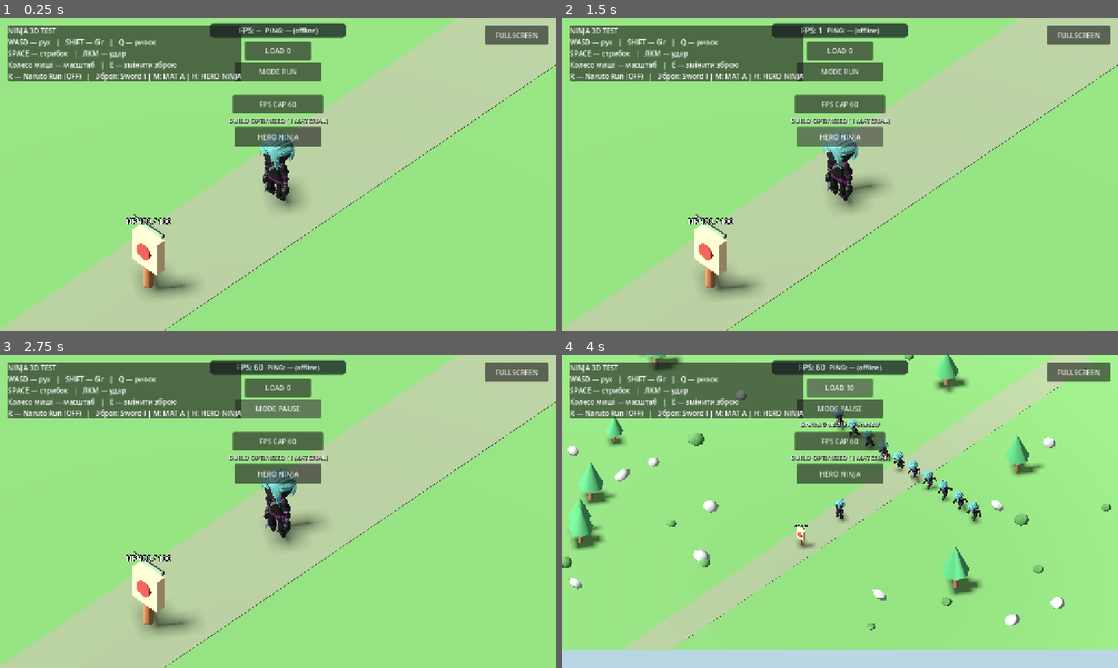
Above: before the commit, frames 1-4 (two rows, left to right).
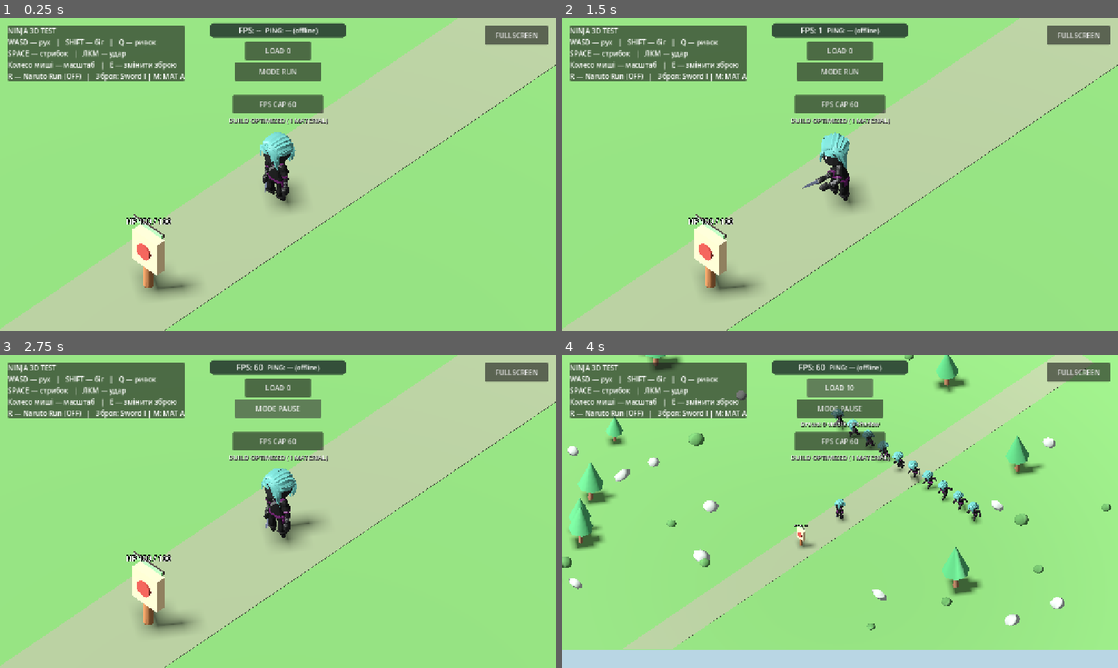
Above: after the commit, the same moments.

Repository: levian47/riskfate-3d-pro
Game: Godot game, scene res://main.tscn
Same seed, same stepped clock (60 frames per second), same inputs: the game is played once before the commit and once after it.
Inputs (mouse positions are in pixels of both pictures, inside the frame that each line leads up to):
- Up to frame 1 (0.25 s): no input
- Up to frame 2 (1.5 s): click (840, 136) at 0.5 s, where only the run before the commit has a clickable "HERO NINJA"; click (840, 136) at 1.25 s, where only the run before the commit has a clickable "HERO ASSASSIN"
- Up to frame 3 (2.75 s): click "MODE RUN" at 2 s
- Up to frame 4 (4 s): click "FPS CAP 60" at 2.75 s; click "LOAD 0" at 3.5 s

The runs differ from the first frame. In frame 1, 2.8% of the frame differs, in the area x 33-58%, y 2-42%; in frame 2, 3.6%, in the area x 33-59%, y 2-57%; in frame 3, 2.8%; in frame 4, 2.8%.

Commit message:
Quarantine rejected character code and restore original player, tests and docs

Diff:
--- a/main.gd
+++ b/main.gd
@@ -12,7 +12,6 @@
 const TOUCH_HUD_SCRIPT := preload("res://touch_hud.gd")
 const HUD_BUILDER := preload("res://ui/hud_builder.gd")
 const SKELETON_DEBUG := preload("res://ui/skeleton_debug.gd")
-const ASSASSIN_BUILDER := preload("res://characters/player/original_assassin.gd")
 const CROWD_BENCHMARK := preload("res://tests/ninja_crowd_benchmark.gd")
 const ANIMATION_BUILDER := preload("res://characters/player/animation_builder.gd")
 const COMBAT_CONTROLLER := preload("res://characters/player/combat_controller.gd")
@@ -26,9 +25,6 @@
 var ninja_mesh: MeshInstance3D
 var ninja_mesh_variants: Array[Mesh] = []
 var crowd_atlas_mesh: Mesh
-var original_assassin_mesh: Mesh
-var original_assassin_active := false
-var assassin_toggle_button: Button
 var material_variant_index := 1 # Approved A: culling, original retained as control
 var crowd_benchmark = CROWD_BENCHMARK.new()
 var crowd_button: Button
@@ -59,7 +55,6 @@
 	_build_environment()
 	_build_hero()
 	_init_crowd_atlas()
-	original_assassin_mesh = ASSASSIN_BUILDER.new().build_mesh()
 	_build_camera()
 	_build_ui()
 	crowd_benchmark.initialize(self)
@@ -125,9 +120,6 @@
 	if event is InputEventKey and event.pressed and not event.echo and event.keycode == KEY_F9:
 		_toggle_fps_limit()
 		return
-	if event is InputEventKey and event.pressed and not event.echo and event.keycode == KEY_H:
-		_toggle_original_assassin()
-		return
 	if event is InputEventKey and event.pressed and not event.echo and event.keycode == KEY_M:
 		_cycle_ninja_materials()
 		return
@@ -168,22 +160,11 @@
 	if ninja_mesh == null or ninja_mesh_variants.size() != 3:
 		return
 	material_variant_index = (material_variant_index + 1) % 2 # B rejected after visual QA
-	if not original_assassin_active:
-		ninja_mesh.mesh = ninja_mesh_variants[material_variant_index]
+	ninja_mesh.mesh = ninja_mesh_variants[material_variant_index]
 	# Keep the crowd on its independently optimized one-surface palette mesh.
 	if touch_hud != null:
 		touch_hud.material_variant = material_variant_index
 		touch_hud.queue_redraw()
-	_update_weapon_display()
-
-
-func _toggle_original_assassin() -> void:
-	if ninja_mesh == null or original_assassin_mesh == null:
-		return
-	original_assassin_active = not original_assassin_active
-	ninja_mesh.mesh = original_assassin_mesh if original_assassin_active else ninja_mesh_variants[material_variant_index]
-	if assassin_toggle_button != null:
-		assassin_toggle_button.text = "HERO ASSASSIN" if original_assassin_active else "HERO NINJA"
 	_update_weapon_display()
 
 
@@ -284,7 +265,7 @@
 		touch_hud.queue_redraw()
 	var help_label := get_node_or_null("HUD/HelpPanel/HelpText") as Label
 	if help_label != null:
-		help_label.text = HUD_BUILDER.desktop_help_text(weapon_visuals.selected_name(), naruto_run_enabled) + " | M: MAT %s | H: HERO %s" % [["O", "A", "B"][material_variant_index], "ASSASSIN" if original_assassin_active else "NINJA"]
+		help_label.text = HUD_BUILDER.desktop_help_text(weapon_visuals.selected_name(), naruto_run_enabled) + " | M: MAT %s" % ["O", "A", "B"][material_variant_index]
 
 
 func _start_dash() -> void:
@@ -470,17 +451,6 @@
 	crowd_build_label.add_theme_constant_override("shadow_offset_x", 1)
 	crowd_build_label.add_theme_constant_override("shadow_offset_y", 1)
 	canvas.add_child(crowd_build_label)
-	assassin_toggle_button = Button.new()
-	assassin_toggle_button.name = "AssassinToggleButton"
-	assassin_toggle_button.text = "HERO NINJA"
-	assassin_toggle_button.anchor_left = 0.5
-	assassin_toggle_button.anchor_right = 0.5
-	assassin_toggle_button.offset_left = -100.0
-	assassin_toggle_button.offset_right = 100.0
-	assassin_toggle_button.offset_top = 251.0
-	assassin_toggle_button.offset_bottom = 296.0
-	assassin_toggle_button.pressed.connect(_toggle_original_assassin)
-	canvas.add_child(assassin_toggle_button)
 	if DisplayServer.is_touchscreen_available():
 		# Multiple fingers are handled independently in touch_hud.gd.
 		touch_hud = TOUCH_HUD_SCRIPT.new()
--- a/tests/gameplay_smoke.gd
+++ b/tests/gameplay_smoke.gd
@@ -51,39 +51,6 @@
 		var fullscreen_control := game.get_node_or_null("HUD/FullscreenButton") as Button
 		if not _require(fullscreen_control != null and fullscreen_control.pressed.is_connected(Callable(game, "_toggle_fullscreen")), "Desktop fullscreen callback must survive HUD extraction"):
 			return
-	var assassin := game.get("original_assassin_mesh") as Mesh
-	var assassin_button := game.get_node_or_null("HUD/AssassinToggleButton") as Button
-	if not _require(assassin != null and assassin.get_surface_count() == 1 and assassin_button != null, "Original Assassin must build one skinned mesh and have a real toggle"):
-		return
-	var source_skinned := game.get("ninja_mesh") as MeshInstance3D
-	if not _require(source_skinned != null and source_skinned.skin != null and source_skinned.skin.get_bind_count() == 23, "Assassin must reuse existing 23-bind Ninja Skin"):
-		return
-	var generated_arrays := assassin.surface_get_arrays(0)
-	var generated_positions: PackedVector3Array = generated_arrays[Mesh.ARRAY_VERTEX]
-	var generated_bones: PackedInt32Array = generated_arrays[Mesh.ARRAY_BONES]
-	var generated_weights: PackedFloat32Array = generated_arrays[Mesh.ARRAY_WEIGHTS]
-	if not _require(generated_positions.size() > 0 and generated_positions.size() % 3 == 0 and generated_bones.size() == generated_positions.size() * 4 and generated_weights.size() == generated_bones.size(), "Procedural assassin geometry must be skinned with 4 influences per vertex"):
-		return
-	var triangle_count := generated_positions.size() / 3
-	if not _require(triangle_count >= 2000 and triangle_count <= 8000, "Original Assassin must respect approved hero triangle budget"):
-		return
-	for i in range(generated_positions.size()):
-		var weight_sum := 0.0
-		for b in range(4):
-			var weight: float = generated_weights[i * 4 + b]
-			if not _require(generated_bones[i * 4 + b] >= 0 and generated_bones[i * 4 + b] < 23, "Assassin uses a valid Ninja skin bind index"):
-				return
-			weight_sum += weight
-		if not _require(absf(weight_sum - 1.0) < 0.001, "Assassin vertex weights must sum to 1"):
-			return
-	if not _require(assassin_button.pressed.is_connected(Callable(game, "_toggle_original_assassin")) and assassin_button.text == "HERO NINJA", "Assassin toggle must start on original Ninja control"):
-		return
-	assassin_button.pressed.emit()
-	if not _require(bool(game.get("original_assassin_active")) and source_skinned.mesh == assassin and assassin_button.text == "HERO ASSASSIN", "Original Assassin must render on existing animated skinned mesh node"):
-		return
-	assassin_button.pressed.emit()
-	if not _require(not bool(game.get("original_assassin_active")) and assassin_button.text == "HERO NINJA", "Assassin toggle must restore existing Ninja mesh"):
-		return
 	# Verify every playable model, including the imported FBX, can be equipped.
 	var weapon_component = game.get("weapon_visuals")
 	if not _require(weapon_component != null and WEAPON_VISUALS.WEAPONS.size() == 5, "Five test weapons must be available"):
Renamed: characters/player/original_assassin.gd -> DELETE_ME_REJECTED_ASSASSIN/original_assassin.gd.txt
Not shown, changed: ROADMAP.md
